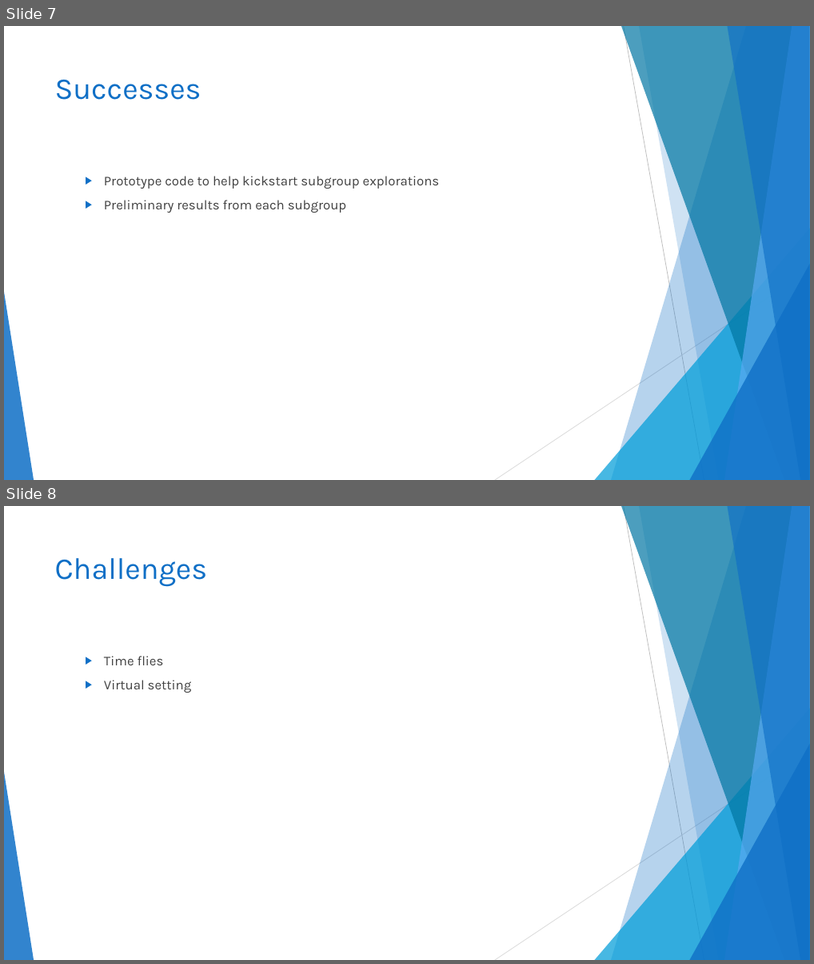
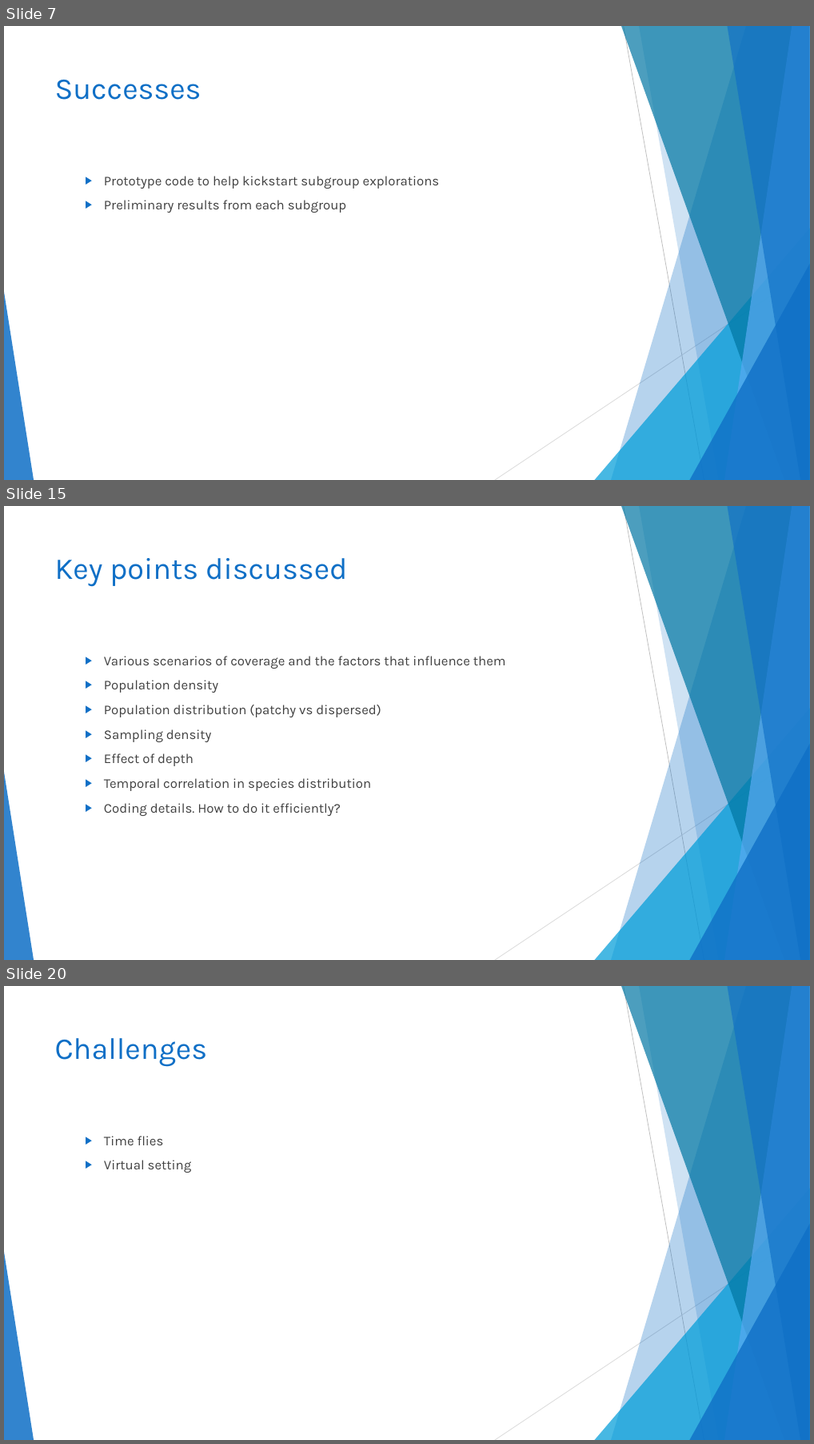
Before and after one commit to TESA-workshops/sim-geostat-survey, a slide deck: report/sim-geostat-survey-report.pptx. Shown one above the other, each under a label of ours: slides 7 and 8 before the commit, slides 7, 15 and 20 after it; the slides between them are not shown. The pictures are 814x964 and 814x1444 pixels, drawn with LibreOffice and Linux fonts; fonts in the diff are those of the drawing. Boxes give left, top, right and bottom in pixels: in the first picture for what was removed or moved away, otherwise in the second. Text is boxed around its words. In the diff, an @@ line names an element or a change of style, - is before the commit and + after.

```diff
--- a/report/sim-geostat-survey-report.pptx
+++ b/report/sim-geostat-survey-report.pptx
@@ slide 15 added at (x1=4, y1=506, x2=810, y2=960), background #FFFFFF; not listed: 10 template elements that a slide beside it also shows @@
@@ title added at (x1=55, y1=558, x2=347, y2=587), 36 pt, text #0F6FC6 @@
+Key points discussed
@@ text added at (x1=104, y1=656, x2=506, y2=816), 16 pt, text #404040 @@
+  ▶ Various scenarios of coverage and the factors that influence them
+  ▶ Population density
+  ▶ Population distribution (patchy vs dispersed)
+  ▶ Sampling density
+  ▶ Effect of depth
+  ▶ Temporal correlation in species distribution
+  ▶ Coding details. How to do it efficiently?
@@ what was slide 8 is now slide 20 @@
```
Also in this commit, not shown: 1 slide changed, 11 other slides added.
